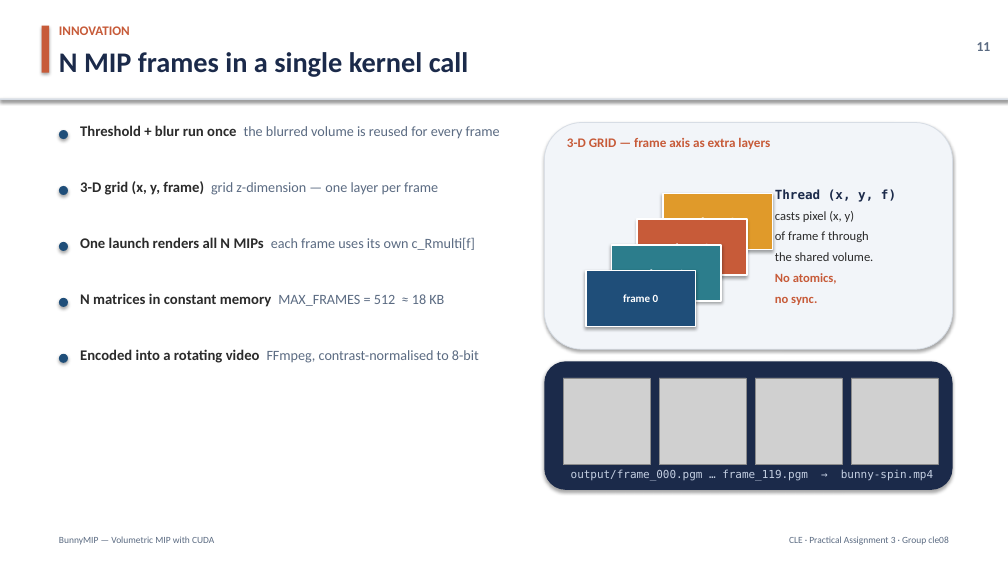
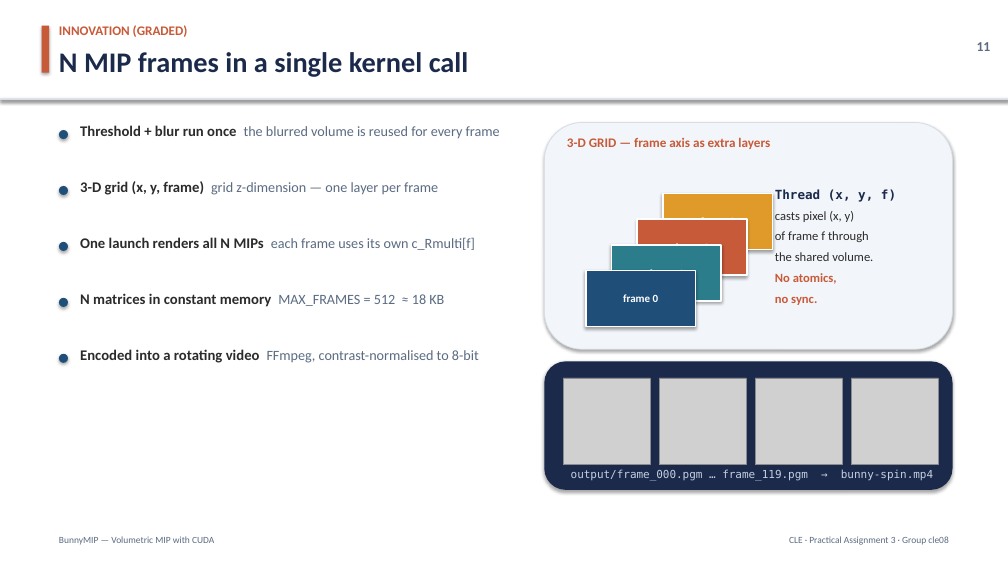
Before and after one commit to hujuc/BunnyMIP-CUDA-CLE, a slide deck: slide 11 of docs/BunnyMIP-Presentation.pptx. Drawn at 1008x567 pixels with LibreOffice and Linux fonts; fonts in the diff are those of the drawing; grey boxes stand for pictures. Boxes give left, top, right and bottom in pixels: in the first picture for what was removed or moved away, otherwise in the second. Text is boxed around its words. In the diff, an @@ line names an element or a change of style, - is before the commit and + after.

```diff
--- a/docs/BunnyMIP-Presentation.pptx
+++ b/docs/BunnyMIP-Presentation.pptx
@@ text at <box>59,25,188,37</box>: text changed @@
-INNOVATION
+INNOVATION (GRADED)
```
Also in this commit, not shown: 9 other slides changed, 5 other files.
